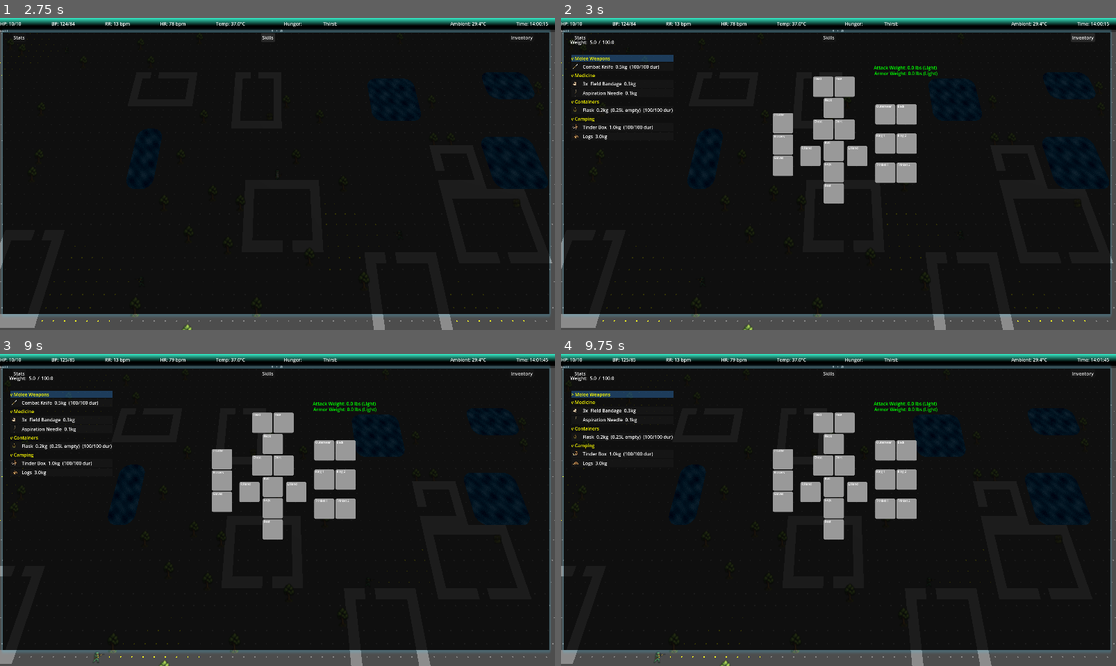
Above: before the commit, frames 1-4 (two rows, left to right).
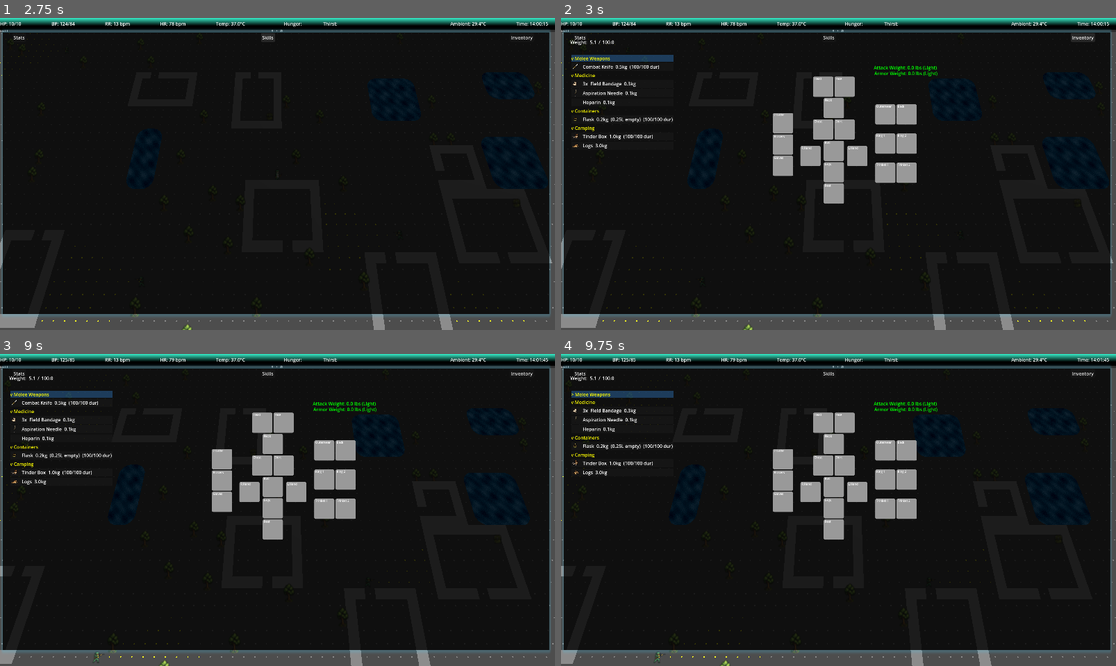
Above: after the commit, the same moments.

Repository: Bigfeta1/ASCIIRogueLike
Game: Godot game, scene res://scenes/main/main_scene.tscn
Two runs of this game, one before a commit and one after it. Both use one fixed random seed, a clock stepped at 60 frames per second and the inputs below.
Inputs (mouse positions are in pixels of both pictures, inside the frame that each line leads up to):
- Up to frame 1 (2.75 s): tap Enter at 0.5 s; move the mouse to (399, 158) at 0.52 s; hold D 0.53-1.25 s; tap Tab at 0.6 s; click (399, 158) at 0.67 s; tap Space at 0.77 s; click "Stats" at 1.25 s; click "Skills" at 2 s
- Up to frame 2 (3 s): click "Inventory" at 2.75 s
- Up to frame 3 (9 s): tap Space at 3.5, 3.77, 5, 5.27, 6.02, 6.5, 6.77, 8.27 s; move the mouse to (166, 525) at 3.52 s; hold S 3.53-4.28 s; tap I at 3.6, 8.85 s; tap Enter at 4.25, 5.75, 6.6 s; move the mouse to (333, 441) at 4.27 s; hold D 4.28-5.03 s; tap E at 4.35 s; move the mouse to (249, 572) at 5.02 s; hold W 5.03-5.78 s; tap C at 5.1 s; click (249, 572) at 5.17 s; move the mouse to (444, 556) at 5.77 s; hold A 5.78-7.28 s; tap Q at 5.85 s; move the mouse to (111, 463) at 6.52 s; move the mouse to (305, 510) at 7.27 s; hold S 7.28-8.03 s; tap Keypad Enter at 7.35 s; click (305, 510) at 7.42 s; move the mouse to (194, 432) at 8.02 s; hold D 8.03-8.78 s; tap Tab at 8.1 s; move the mouse to (399, 494) at 8.77 s; hold W from 8.78 s (still down)
- Up to frame 4 (9.75 s): tap Space at 9.02 s; move the mouse to (727, 525) at 9.52 s; release W at 9.53 s; hold D from 9.53 s (still down); tap E at 9.6 s; click (727, 525) at 9.67 s

Frame 1 is identical in both runs. In frame 2, 0.6% of the frame differs, in the area x 1-21%, y 7-42%; in frame 3, 0.6%; in frame 4, 0.6%.

Commit message:
enemies have organs

Diff:
--- a/data/items.json
+++ b/data/items.json
@@ -77,6 +77,16 @@
 		"slot": null
 	},
 	{
+		"id": "heparin",
+		"name": "Heparin",
+		"weight": 0.05,
+		"category": "medicine",
+		"interaction": "use",
+		"sprite": "res://assets/images/inventory_items/medical/spr_heparin.png",
+		"description": "A prefilled syringe of unfractionated heparin. Inhibits thrombin and Factor Xa, halting clot progression. Use to treat pulmonary embolism.",
+		"slot": null
+	},
+	{
 		"id": "corpse_soldier",
 		"name": "Soldier Corpse",
 		"weight": 80.0,
--- a/scenes/character/character.gd
+++ b/scenes/character/character.gd
@@ -6,6 +6,7 @@
 const CardiovascularScript := preload("res://scenes/character/character_cardiovascular.gd")
 const PulmonaryScript := preload("res://scenes/character/character_pulmonary.gd")
 const CortexScript := preload("res://scenes/character/character_cortex.gd")
+const CoagulationScript := preload("res://scenes/character/character_coagulation.gd")
 
 enum ActionState { MOVEMENT, LOOK, MENU, INTERACTION }
 enum CharacterType { SURGEON, ENEMY, STRUCTURE }
@@ -57,6 +58,7 @@
 var cardiovascular: Node = null
 var pulmonary: Node = null
 var cortex: Node = null
+var coagulation: Node = null
 
 
 func _ready() -> void:
@@ -111,6 +113,12 @@
 	organs.cortex = cortex
 	cortex.setup(organs, vitals)
 
+	coagulation = CoagulationScript.new()
+	coagulation.name = "CharacterCoagulation"
+	add_child(coagulation)
+	organs.coagulation = coagulation
+	coagulation.setup(organs)
+
 	sound.setup(grid_map)
 	interact_cursor.setup(grid_map)
 	look_cursor.setup(grid_map, camera, canvas_layer.get_node("LookModeInfo"))
@@ -126,6 +134,7 @@
 		inventory.add_item("field_bandage")
 		inventory.add_item("field_bandage")
 		inventory.add_item("aspiration_needle")
+		inventory.add_item("heparin")
 		inventory.add_item("tinder_box")
 		inventory.add_item("logs")
 	else:
--- /dev/null
+++ b/scenes/character/character_coagulation.gd
@@ -0,0 +1,211 @@
+extends Node
+
+# Coagulation cascade — Virchow's Triad model.
+#
+# Clot formation is driven by three inputs:
+#   1. Stasis         — waiting increases stasis_score; moving clears it
+#   2. Endothelial injury — taking damage raises injury score; decays over time
+#   3. Hypercoagulable state — dehydration + hypoxia amplify cascade rate
+#
+# Extrinsic pathway (injury-triggered):
+#   VII → VIIa → TF-VIIa → Xa
+# Common pathway:
+#   Xa + Va → Thrombin → Fibrinogen → Fibrin → Crosslinked clot
+# Intrinsic pathway (contact activation, feeds common pathway):
+#   XII → XIIa → XIa → IXa → (amplifies Xa)
+#
+# Plasmin runs continuously at baseline — slower than active clotting so clot grows,
+# but wins once heparin halts cascade progression.
+# When crosslinkage reaches EMBOLISM_THRESHOLD, a PE is triggered via pulmonary.
+
+const EMBOLISM_THRESHOLD: float = 60.0
+
+# ── Virchow inputs ────────────────────────────────────────────────────────────
+var stasis_score: float = 0.0            # 0–100 — accumulates on wait, clears on move
+var endothelial_injury: float = 0.0      # 0–100 — set by taking damage, decays each tick
+
+# ── Extrinsic pathway factors (0–100) ────────────────────────────────────────
+var factor_7: float = 100.0
+var factor_7a: float = 0.0
+var tissue_factor: float = 0.0
+var tf_viia: float = 0.0
+var factor_10: float = 100.0
+var factor_10a: float = 0.0
+var factor_5a: float = 1.0
+
+# ── Common pathway ────────────────────────────────────────────────────────────
+var prothrombin: float = 100.0
+var thrombin: float = 0.0
+var fibrinogen: float = 100.0
+var fibrin: float = 0.0
+var factor_13a: float = 1.0
+var crosslinkage: float = 0.0            # 0–100 — clot formation progress
+
+# ── Intrinsic pathway factors (0–100) ────────────────────────────────────────
+var factor_12: float = 100.0
+var factor_12a: float = 0.0
+var factor_11: float = 100.0
+var factor_11a: float = 0.0
+var factor_9: float = 100.0
+var factor_9a: float = 0.0
+
+# ── Fibrinolytic system ───────────────────────────────────────────────────────
+var plasmin: float = 1.5                 # baseline fibrinolysis — loses to active cascade (~2.5/tick), wins when heparin stops it; clears 60% clot in ~40 turns
+
+# ── State ─────────────────────────────────────────────────────────────────────
+var heparin_active: bool = false
+var embolism_triggered: bool = false
+
+var _organs: Node = null
+
+
+func setup(organ_registry: Node) -> void:
+	_organs = organ_registry
+
+
+func tick() -> void:
+	# ── Virchow: stasis decays slowly each tick (time passing while idle)
+	stasis_score = clampf(stasis_score + 2.0, 0.0, 100.0)
+
+	# ── Virchow: endothelial injury decays toward 0 — wounds heal over time
+	endothelial_injury = maxf(0.0, endothelial_injury - 1.0)
+
+	# ── Hypercoagulable modifier: dehydration + hypoxia amplify cascade
+	var hypercoag: float = 1.0
+	if _organs != null:
+		if _organs.get("renal") != null:
+			var plasma_ratio: float = _organs.renal.plasma_fluid / 3750.0
+			hypercoag += maxf(0.0, 1.0 - plasma_ratio) * 1.5
+		if _organs.get("cardiovascular") != null:
+			var spo2: float = _organs.cardiovascular.spo2
+			if spo2 < 90.0:
+				hypercoag += (90.0 - spo2) / 40.0 * 1.0
+
+	# ── Cascade activation rate: product of all three Virchow inputs
+	# Tissue factor is released proportional to stasis × injury × hypercoag.
+	# At rest with no injury, rate is near zero. Injury + immobility = rapid cascade.
+	var activation_rate: float = (stasis_score / 100.0) * (endothelial_injury / 100.0) * hypercoag
+	tissue_factor = minf(100.0, tissue_factor + activation_rate * 5.0)
+
+	var f: float = (10.0 / 13.5) * activation_rate
+
+	var xa_inhibited: bool = heparin_active
+	var thrombin_inhibited: bool = heparin_active
+
+	# ── Extrinsic pathway ─────────────────────────────────────────────────────
+	if factor_7 > 0.0:
+		factor_7 -= f
+		factor_7a += f
+
+	if factor_7a > 0.0 and tissue_factor > 0.0:
+		var step: float = f / 2.0
+		factor_7a -= step
+		tissue_factor -= step
+		tf_viia += step
+
+	if tf_viia > 0.0 and factor_10 > 0.0:
+		var step: float = f / 3.0
+		factor_10 -= step
+		factor_10a += step
+
+	# ── Common pathway ────────────────────────────────────────────────────────
+	if factor_10a > 0.0 and prothrombin > 0.0 and not xa_inhibited:
+		var step: float = (f / 4.0) * factor_5a
+		prothrombin -= step
+		thrombin += step
+
+	if thrombin > 0.0 and fibrinogen > 0.0 and not thrombin_inhibited:
+		var step: float = (f / 5.0) * factor_5a
+		fibrinogen -= step
+		fibrin += step
+
+	if fibrin > 0.0 and not thrombin_inhibited:
+		var step: float = (f / 6.0) * factor_13a * factor_5a * 20.0
+		fibrin -= step
+		crosslinkage += step
+
+	# ── Intrinsic pathway ─────────────────────────────────────────────────────
+	if thrombin > 0.0 and factor_11 > 0.0 and not thrombin_inhibited:
+		factor_11 -= f
+		factor_11a += f
+
+	if factor_11a > 0.0 and factor_9 > 0.0:
+		var step: float = f / 2.0
+		factor_9 -= step
+		factor_9a += step
+
+	# ── Fibrinolysis ──────────────────────────────────────────────────────────
+	crosslinkage = maxf(0.0, crosslinkage - plasmin)
+	if embolism_triggered and crosslinkage < EMBOLISM_THRESHOLD:
+		embolism_triggered = false
+		if _organs != null and _organs.get("pulmonary") != null:
+			_organs.pulmonary.resolve_pe()
+
+	# ── Floor all factors ─────────────────────────────────────────────────────
+	factor_7 = maxf(0.0, factor_7)
+	factor_7a = maxf(0.0, factor_7a)
+	tissue_factor = maxf(0.0, tissue_factor)
+	tf_viia = maxf(0.0, tf_viia)
+	factor_10 = maxf(0.0, factor_10)
+	factor_10a = maxf(0.0, factor_10a)
+	prothrombin = maxf(0.0, prothrombin)
+	thrombin = maxf(0.0, thrombin)
+	fibrinogen = maxf(0.0, fibrinogen)
+	fibrin = maxf(0.0, fibrin)
+	factor_11 = maxf(0.0, factor_11)
+	factor_11a = maxf(0.0, factor_11a)
+	factor_9 = maxf(0.0, factor_9)
+	factor_9a = maxf(0.0, factor_9a)
+	crosslinkage = clampf(crosslinkage, 0.0, 100.0)
+
+	# ── Embolism trigger ──────────────────────────────────────────────────────
+	if not embolism_triggered and crosslinkage >= EMBOLISM_THRESHOLD:
+		embolism_triggered = true
+		if _organs != null and _organs.get("pulmonary") != null:
+			var severity: float = clampf((crosslinkage - EMBOLISM_THRESHOLD) / (100.0 - EMBOLISM_THRESHOLD) * 0.6 + 0.4, 0.4, 1.0)
+			_organs.pulmonary.trigger_pe(severity)
+
+
+# ── Movement API ──────────────────────────────────────────────────────────────
+
+func on_moved() -> void:
+	# Movement disperses venous stasis — clears stasis score
+	stasis_score = maxf(0.0, stasis_score - 20.0)
+
+
+func on_waited() -> void:
+	# Waiting accelerates stasis — additional bump on top of tick increment
+	stasis_score = minf(100.0, stasis_score + 5.0)
+
+
+# ── Combat API ────────────────────────────────────────────────────────────────
+
+func add_endothelial_injury(amount: float) -> void:
+	endothelial_injury = minf(100.0, endothelial_injury + amount)
+
+
+# ── Disease API ───────────────────────────────────────────────────────────────
+
+func trigger_trauma() -> void:
+	# Debug: fast-forward cascade to embolism threshold
+	stasis_score = 100.0
+	endothelial_injury = 100.0
+	tissue_factor = 0.0
+	factor_7 = 0.0
+	factor_7a = 100.0
+	tf_viia = 100.0
+	factor_10 = 0.0
+	factor_10a = 100.0
+	prothrombin = 20.0
+	thrombin = 80.0
+	fibrinogen = 20.0
+	fibrin = 30.0
+	crosslinkage = EMBOLISM_THRESHOLD
+
+
+func apply_heparin() -> void:
+	heparin_active = true
+
+
+func resolve_heparin() -> void:
+	heparin_active = false
--- a/scenes/character/character_combat.gd
+++ b/scenes/character/character_combat.gd
@@ -175,6 +175,8 @@
 		_spawn_damage_label(target, damage)
 	if target.character_role == target.CharacterRole.PLAYER:
 		vitals._refresh_ui()
+		if target.coagulation != null:
+			target.coagulation.add_endothelial_injury(damage * 3.0)
 	print("[DEATH] %s hp=%d" % [target.name, vitals.hp])
 	if vitals.hp <= 0:
 		print("[DEATH] incapacitating %s" % target.name)
--- a/scenes/character/character_interaction.gd
+++ b/scenes/character/character_interaction.gd
@@ -44,6 +44,7 @@
 var _hypothalamus_debug_panel: Control = null
 var _cardiovascular_debug_panel: Control = null
 var _pulmonary_debug_panel: Control = null
+var _coagulation_debug_panel: Control = null
 
 
 func _ready() -> void:
@@ -192,11 +193,12 @@
 					_character.pulmonary.trigger_pneumothorax("right")
 				_refresh_renal_debug()
 		KEY_KP_2:
-			if _renal_debug_panel != null and _character.pulmonary != null:
-				if _character.pulmonary.pulmonary_embolism:
-					_character.pulmonary.resolve_pe()
-				else:
-					_character.pulmonary.trigger_pe(0.6)
+			if _renal_debug_panel != null and _character.coagulation != null:
+				_character.coagulation.add_endothelial_injury(40.0)
+				_refresh_renal_debug()
+		KEY_KP_3:
+			if _renal_debug_panel != null and _character.coagulation != null:
+				_character.coagulation.trigger_trauma()
 				_refresh_renal_debug()
 		KEY_F12:
 			if _renal_debug_panel != null:
@@ -210,6 +212,8 @@
 				_cardiovascular_debug_panel = null
 				_pulmonary_debug_panel.queue_free()
 				_pulmonary_debug_panel = null
+				_coagulation_debug_panel.queue_free()
+				_coagulation_debug_panel = null
 			else:
 				_show_renal_debug()
 		KEY_Q, KEY_ESCAPE:
@@ -759,6 +763,14 @@
 	canvas_layer.add_child(pulm_panel)
 	_pulmonary_debug_panel = pulm_panel
 
+	var coag_panel := PanelContainer.new()
+	coag_panel.position = Vector2(1210, 60)
+	var coag_label := Label.new()
+	coag_label.add_theme_font_size_override("font_size", 14)
+	coag_panel.add_child(coag_label)
+	canvas_layer.add_child(coag_panel)
+	_coagulation_debug_panel = coag_panel
+
 	_refresh_renal_debug()
 	_character.movement.moved.connect(_refresh_renal_debug)
 	_character.movement.waited.connect(_refresh_renal_debug)
@@ -839,6 +851,35 @@
 		+ "Venous Return:  %.0f %%\n" % (pulm.venous_return_fraction * 100.0)
 		+ "PE:             %s\n" % ("YES (%.0f%%)" % (pulm.pe_severity * 100.0) if pulm.pulmonary_embolism else "No")
 		+ "RV Strain:      %.0f %%\n" % (pulm.pe_rv_strain * 100.0)
+	)
+
+	if _coagulation_debug_panel == null:
+		return
+	var coag: Node = _character.coagulation
+	var coag_label: Label = _coagulation_debug_panel.get_child(0)
+	coag_label.text = (
+		"[COAGULATION DEBUG]\n"
+		+ "Stasis:         %.0f %%\n" % coag.stasis_score
+		+ "Injury:         %.0f %%\n" % coag.endothelial_injury
+		+ "Heparin:        %s\n" % ("ACTIVE" if coag.heparin_active else "No")
+		+ "── Extrinsic ──\n"
+		+ "VII:            %.1f\n" % coag.factor_7
+		+ "VIIa:           %.1f\n" % coag.factor_7a
+		+ "Tissue Factor:  %.1f\n" % coag.tissue_factor
+		+ "TF-VIIa:        %.1f\n" % coag.tf_viia
+		+ "── Common ──\n"
+		+ "Xa:             %.1f\n" % coag.factor_10a
+		+ "Prothrombin:    %.1f\n" % coag.prothrombin
+		+ "Thrombin:       %.1f\n" % coag.thrombin
+		+ "Fibrinogen:     %.1f\n" % coag.fibrinogen
+		+ "Fibrin:         %.1f\n" % coag.fibrin
+		+ "Clot:           %.1f %%\n" % coag.crosslinkage
+		+ "── Intrinsic ──\n"
+		+ "XIa:            %.1f\n" % coag.factor_11a
+		+ "IXa:            %.1f\n" % coag.factor_9a
+		+ "Embolized:      %s\n" % ("YES" if coag.embolism_triggered else "No")
+		+ "── Fibrinolytic ──\n"
+		+ "Plasmin:        %.1f\n" % coag.plasmin
 	)
 
 
--- a/scenes/character/character_organ_registry.gd
+++ b/scenes/character/character_organ_registry.gd
@@ -9,3 +9,4 @@
 var cardiovascular: Node = null
 var pulmonary: Node = null
 var cortex: Node = null
+var coagulation: Node = null
--- a/scenes/main/character_sheet.gd
+++ b/scenes/main/character_sheet.gd
@@ -222,6 +222,12 @@
 				var character := _inventory.get_parent()
 				if character.pulmonary != null and character.pulmonary.pneumothorax:
 					character.pulmonary.resolve_pneumothorax()
+					_inventory.remove_item(_active_item_id)
+				return
+			if _active_item_id == "heparin":
+				var character := _inventory.get_parent()
+				if character.coagulation != null:
+					character.coagulation.apply_heparin()
 					_inventory.remove_item(_active_item_id)
 				return
 			var vitals := _inventory.get_parent().get_node("CharacterVitals")
--- a/scenes/map/enemy_configurator.gd
+++ b/scenes/map/enemy_configurator.gd
@@ -56,6 +56,47 @@
 				var splatter := enemy.get_node_or_null("BloodSplatter")
 				if splatter != null:
 					splatter.queue_free()
+
+		# Restore organ state
+		var organs: Dictionary = record.get("organs", {})
+		if not organs.is_empty():
+			var cardio: Node = enemy.cardiovascular
+			if cardio != null:
+				cardio.heart_rate = organs.get("heart_rate", cardio.heart_rate)
+				cardio.bp_systolic = organs.get("bp_systolic", cardio.bp_systolic)
+				cardio.bp_diastolic = organs.get("bp_diastolic", cardio.bp_diastolic)
+				cardio.mean_arterial_pressure = organs.get("mean_arterial_pressure", cardio.mean_arterial_pressure)
+				cardio.cardiac_output = organs.get("cardiac_output", cardio.cardiac_output)
+				cardio.stroke_volume = organs.get("stroke_volume", cardio.stroke_volume)
+				cardio.systemic_vascular_resistance = organs.get("systemic_vascular_resistance", cardio.systemic_vascular_resistance)
+				cardio.demanded_co = organs.get("demanded_co", cardio.demanded_co)
+				cardio.venous_return_fraction = organs.get("venous_return_fraction", cardio.venous_return_fraction)
+				cardio.spo2 = organs.get("spo2", cardio.spo2)
+			var pulm: Node = enemy.pulmonary
+			if pulm != null:
+				pulm.respiratory_rate = organs.get("respiratory_rate", pulm.respiratory_rate)
+				pulm.tidal_volume = organs.get("tidal_volume", pulm.tidal_volume)
+				pulm.pao2 = organs.get("pao2", pulm.pao2)
+				pulm.paco2 = organs.get("paco2", pulm.paco2)
+				pulm.pao2_spo2 = organs.get("pao2_spo2", pulm.pao2_spo2)
+				pulm.pneumothorax = organs.get("pneumothorax", pulm.pneumothorax)
+				pulm.pneumothorax_side = organs.get("pneumothorax_side", pulm.pneumothorax_side)
+				pulm.pleural_pressure = organs.get("pleural_pressure", pulm.pleural_pressure)
+				pulm.pulmonary_embolism = organs.get("pulmonary_embolism", pulm.pulmonary_embolism)
+				pulm.pe_severity = organs.get("pe_severity", pulm.pe_severity)
+				pulm.pe_rv_strain = organs.get("pe_rv_strain", pulm.pe_rv_strain)
+			var renal: Node = enemy.renal
+			if renal != null:
+				renal.plasma_fluid = organs.get("plasma_fluid", renal.plasma_fluid)
+				renal.interstitial_fluid = organs.get("interstitial_fluid", renal.interstitial_fluid)
+				renal.intracellular_fluid = organs.get("intracellular_fluid", renal.intracellular_fluid)
+			var coag: Node = enemy.coagulation
+			if coag != null:
+				coag.stasis_score = organs.get("stasis_score", coag.stasis_score)
+				coag.endothelial_injury = organs.get("endothelial_injury", coag.endothelial_injury)
+				coag.crosslinkage = organs.get("crosslinkage", coag.crosslinkage)
+				coag.heparin_active = organs.get("heparin_active", coag.heparin_active)
+				coag.embolism_triggered = organs.get("embolism_triggered", coag.embolism_triggered)
 
 		# Restore inventory directly, bypassing weight checks
 		var inv := enemy.get_node("CharacterInventory")
--- a/scripts/turn_order.gd
+++ b/scripts/turn_order.gd
@@ -15,6 +15,25 @@
 var _player_actions: Node
 var _map_params: Node
 var _player: Node
+
+func _tick_enemy_organs(enemy: Node, is_moving: bool) -> void:
+	if enemy.cardiovascular != null:
+		enemy.cardiovascular.tick()
+	if enemy.pulmonary != null:
+		enemy.pulmonary.tick()
+	if enemy.renal != null:
+		enemy.renal.consume_action_cost()
+		enemy.renal.tick()
+	if enemy.hypothalamus != null:
+		enemy.hypothalamus.tick()
+	if enemy.cortex != null:
+		enemy.cortex.tick()
+	if enemy.coagulation != null:
+		if is_moving:
+			enemy.coagulation.on_moved()
+		else:
+			enemy.coagulation.on_waited()
+		enemy.coagulation.tick()
 
 func register_enemy(enemy: Node) -> void:
 	_enemies.append(enemy)
@@ -50,14 +69,18 @@
 		_player.hypothalamus.tick()
 	if _player.cortex != null:
 		_player.cortex.tick()
+	if _player.coagulation != null:
+		_player.coagulation.on_waited()
+		_player.coagulation.tick()
 	await get_tree().create_timer(0.1).timeout
 	if not is_instance_valid(_player):
 		return
 	for enemy in _enemies:
 		var ai: Node = enemy.get_node("CharacterAI")
-		if ai.life_state != ai.LifeState.ALIVE:
-			continue
-		ai.take_turn_step()
+		var alive: bool = ai.life_state == ai.LifeState.ALIVE
+		if alive:
+			ai.take_turn_step()
+		_tick_enemy_organs(enemy, alive)
 		enemy.get_node("CharacterVitals").tick_regen()
 	WorldState.tick_off_screen_enemies()
 	_map_params.advance_time(15)
@@ -81,6 +104,9 @@
 		_player.hypothalamus.tick()
 	if _player.cortex != null:
 		_player.cortex.tick()
+	if _player.coagulation != null:
+		_player.coagulation.on_moved()
+		_player.coagulation.tick()
 	_player_actions.spend_action()
 	if _player_actions.has_bonus_turn():
 		_player_actions.consume_bonus_turn()
@@ -92,9 +118,10 @@
 		return
 	for enemy in _enemies:
 		var ai: Node = enemy.get_node("CharacterAI")
-		if ai.life_state != ai.LifeState.ALIVE:
-			continue
-		ai.take_turn_step()
+		var alive: bool = ai.life_state == ai.LifeState.ALIVE
+		if alive:
+			ai.take_turn_step()
+		_tick_enemy_organs(enemy, alive)
 		enemy.get_node("CharacterVitals").tick_regen()
 	WorldState.tick_off_screen_enemies()
 	_map_params.advance_time(15)
--- a/scripts/world_state.gd
+++ b/scripts/world_state.gd
@@ -155,7 +155,49 @@
 		"corpse_item_id": enemy_node.corpse_item_id,
 		"has_blood_splatter": has_blood_splatter,
 		"inventory": inv_records,
+		"organs": _serialize_organs(enemy_node),
 	}
+
+func _serialize_organs(enemy_node: Node) -> Dictionary:
+	var d: Dictionary = {}
+	var cardio: Node = enemy_node.cardiovascular
+	if cardio != null:
+		d["heart_rate"] = cardio.heart_rate
+		d["bp_systolic"] = cardio.bp_systolic
+		d["bp_diastolic"] = cardio.bp_diastolic
+		d["mean_arterial_pressure"] = cardio.mean_arterial_pressure
+		d["cardiac_output"] = cardio.cardiac_output
+		d["stroke_volume"] = cardio.stroke_volume
+		d["systemic_vascular_resistance"] = cardio.systemic_vascular_resistance
+		d["demanded_co"] = cardio.demanded_co
+		d["venous_return_fraction"] = cardio.venous_return_fraction
+		d["spo2"] = cardio.spo2
+	var pulm: Node = enemy_node.pulmonary
+	if pulm != null:
+		d["respiratory_rate"] = pulm.respiratory_rate
+		d["tidal_volume"] = pulm.tidal_volume
+		d["pao2"] = pulm.pao2
+		d["paco2"] = pulm.paco2
+		d["pao2_spo2"] = pulm.pao2_spo2
+		d["pneumothorax"] = pulm.pneumothorax
+		d["pneumothorax_side"] = pulm.pneumothorax_side
+		d["pleural_pressure"] = pulm.pleural_pressure
+		d["pulmonary_embolism"] = pulm.pulmonary_embolism
+		d["pe_severity"] = pulm.pe_severity
+		d["pe_rv_strain"] = pulm.pe_rv_strain
+	var renal: Node = enemy_node.renal
+	if renal != null:
+		d["plasma_fluid"] = renal.plasma_fluid
+		d["interstitial_fluid"] = renal.interstitial_fluid
+		d["intracellular_fluid"] = renal.intracellular_fluid
+	var coag: Node = enemy_node.coagulation
+	if coag != null:
+		d["stasis_score"] = coag.stasis_score
+		d["endothelial_injury"] = coag.endothelial_injury
+		d["crosslinkage"] = coag.crosslinkage
+		d["heparin_active"] = coag.heparin_active
+		d["embolism_triggered"] = coag.embolism_triggered
+	return d
 
 func add_off_screen_enemy(record: Dictionary) -> void:
 	off_screen_enemies.append(record)
Not shown, added: scenes/character/character_coagulation.gd.uid
Not shown, changed: docs/ARCHITECTURE.md
